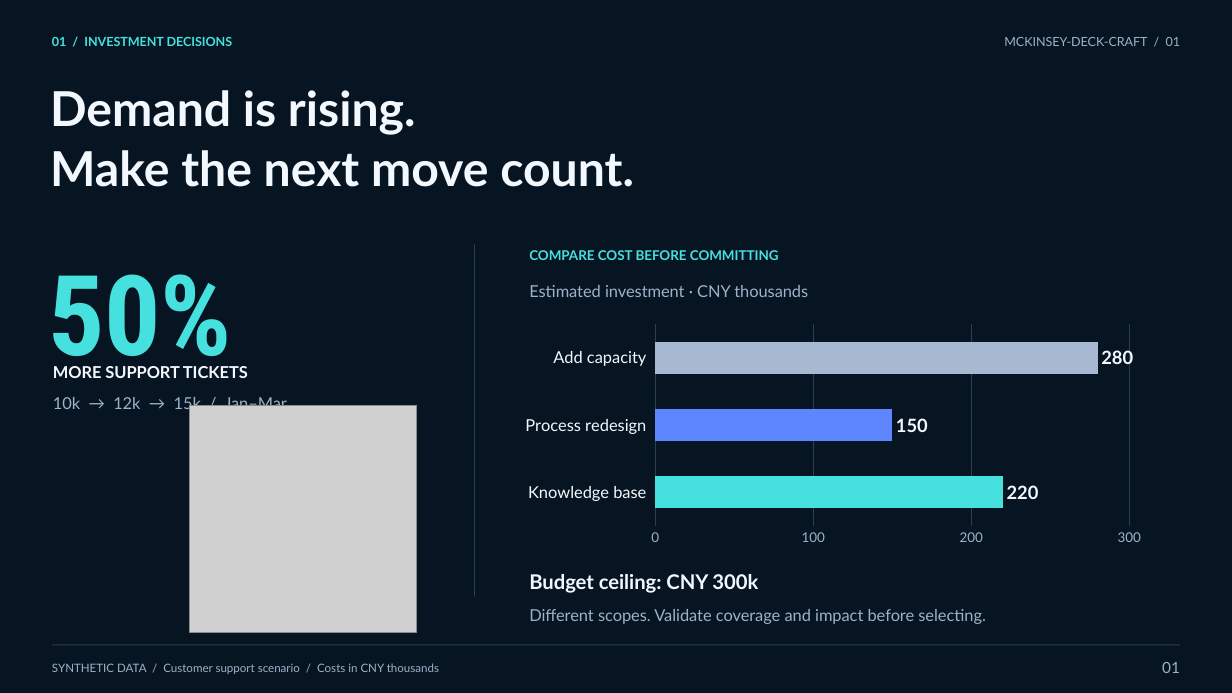
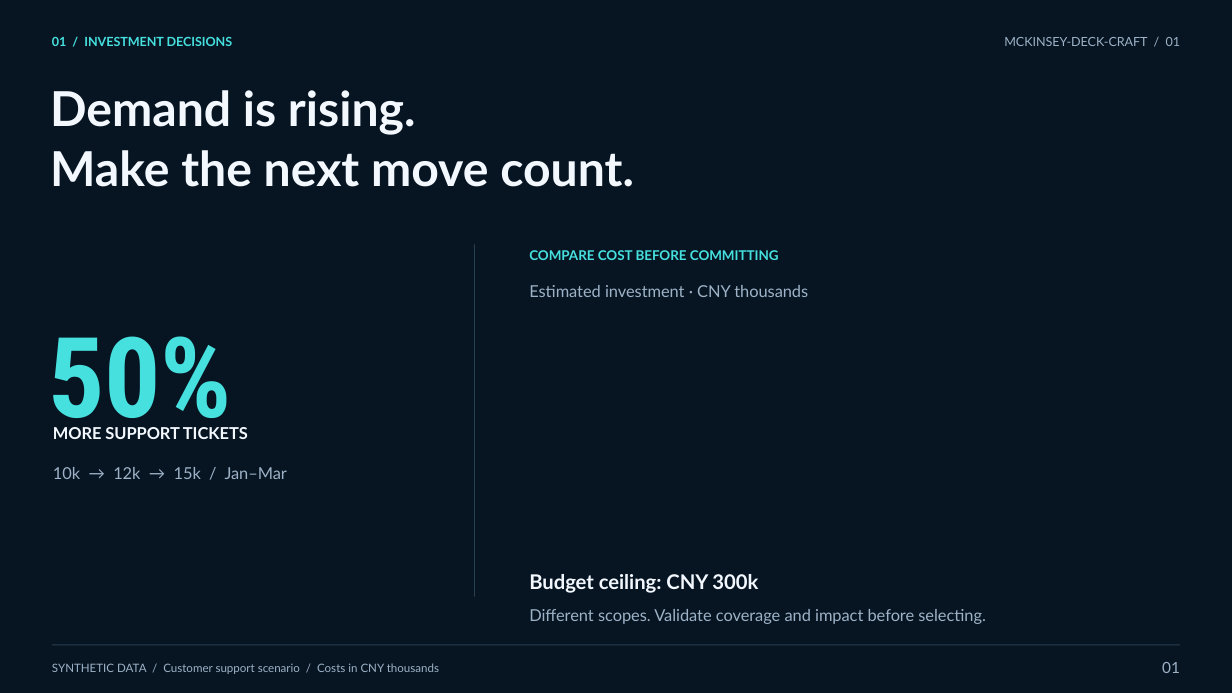
Before and after one commit to kylez0101/mckinsey-deck-craft, a slide deck: slide 1 of examples/english-showcase/report.pptx. Drawn at 1232x693 pixels with LibreOffice and Linux fonts; fonts in the diff are those of the drawing; grey boxes stand for pictures. Boxes give left, top, right and bottom in pixels: in the first picture for what was removed or moved away, otherwise in the second. Text is boxed around its words. In the diff, an @@ line names an element or a change of style, - is before the commit and + after.

```diff
--- a/examples/english-showcase/report.pptx
+++ b/examples/english-showcase/report.pptx
@@ text "50%" moved from (x1=48, y1=274, x2=232, y2=378) to (x1=48, y1=336, x2=232, y2=439) @@
@@ bar chart removed at (x1=512, y1=320, x2=1175, y2=551) @@
-categories: Knowledge base, Process redesign, Add capacity
-Series 1: 220, 150, 280
@@ picture removed at (x1=189, y1=406, x2=417, y2=633) @@
@@ text "MORE SUPPORT TICKETS" moved from (x1=53, y1=366, x2=248, y2=378) to (x1=53, y1=427, x2=248, y2=439) @@
@@ text "10k → 12k → 15k ..." rewrapped from (x1=53, y1=396, x2=287, y2=414) to (x1=53, y1=467, x2=287, y2=479) @@
```
Also in this commit, not shown: 2 other slides changed, 15 other files.
